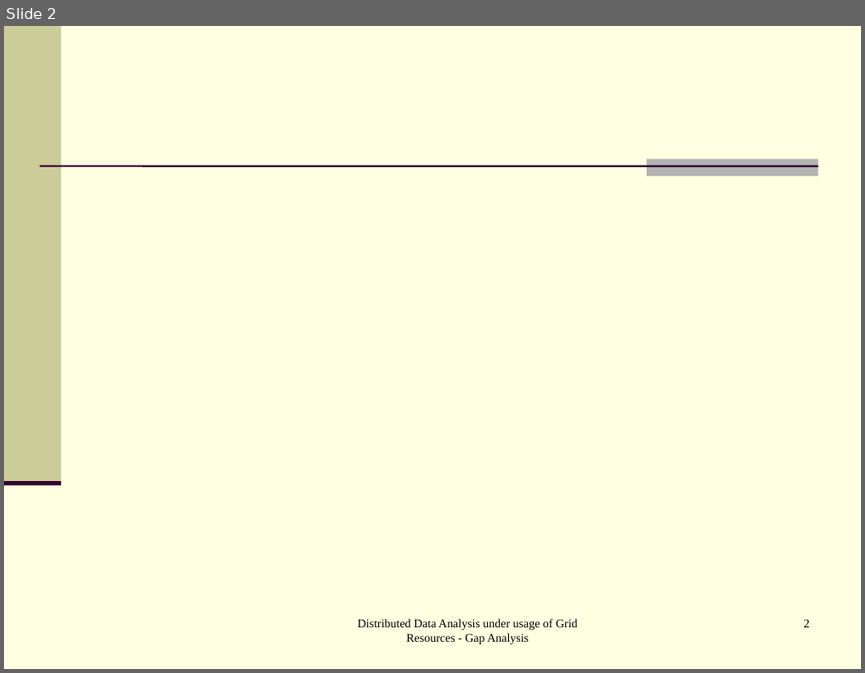
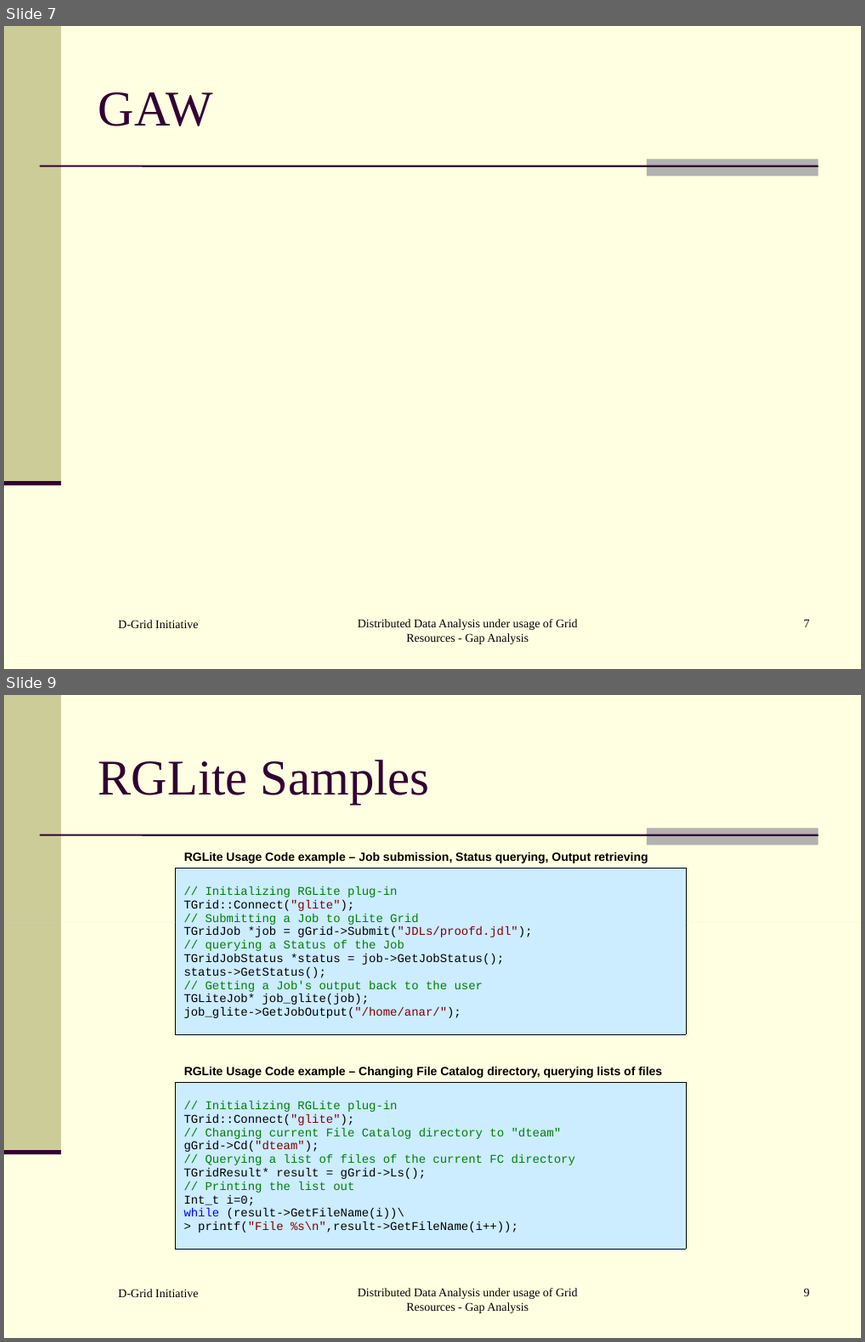
Before and after one commit to AnarManafov/PoDDocumentation, a slide deck: HEPCG-Workshops/2006-Nov/HEPCG-Workshops-2006-Nov.ppt. Shown one above the other, each under a label of ours: slide 2 before the commit, slides 7 and 9 after it; the slides between them are not shown. The pictures are 865x673 and 865x1342 pixels, drawn with LibreOffice and Linux fonts; fonts in the diff are those of the drawing. Boxes give left, top, right and bottom in pixels: in the first picture for what was removed or moved away, otherwise in the second. Text is boxed around its words. In the diff, an @@ line names an element or a change of style, - is before the commit and + after.

```diff
--- a/HEPCG-Workshops/2006-Nov/HEPCG-Workshops-2006-Nov.ppt
+++ b/HEPCG-Workshops/2006-Nov/HEPCG-Workshops-2006-Nov.ppt
@@ slide 9 added at (4,695,861,1338), background #FFFFE1; not listed: 4 template elements that a slide beside it also shows @@
@@ title added at (98,760,430,804), 42 pt, text #330033 @@
+RGLite Samples
@@ table added at (176,868,686,1033), 1 rows, 1 columns @@
+// Initializing RGLite plug-in / TGrid::Connect("glite"); / // Submitting a Job to gLite Grid / TGridJob *job = gGrid->Submit("JDLs/proofd.jdl"); / // querying a Status of the Job / TGridJobStatus *status = job->GetJobStatus(); / status->GetStatus(); / // Getting a Job's output back to the user / TGLiteJob* job_glite(job); / job_glite->GetJobOutput("/home/anar/");
@@ text added at (184,852,648,863), 10 pt, text #000000, bold @@
+RGLite Usage Code example – Job submission, Status querying, Output retrieving
@@ rectangle added at (4,922,861,922), fill #CCECFF @@
@@ text added at (184,1066,662,1077), 10 pt, text #000000, bold @@
+RGLite Usage Code example – Changing File Catalog directory, querying lists of files
@@ table added at (176,1083,686,1247), 1 rows, 1 columns @@
+// Initializing RGLite plug-in / TGrid::Connect("glite"); / // Changing current File Catalog directory to "dteam" / gGrid->Cd("dteam"); / // Querying a list of files of the current FC directory / TGridResult* result = gGrid->Ls(); / // Printing the list out / Int_t i=0; / while (result->GetFileName(i))\ / > printf("File %s\n",result->GetFileName(i++));
@@ text added at (118,1288,198,1297), 10 pt, text #000000 @@
+D-Grid Initiative
@@ text added at (358,1287,578,1313), 10 pt, text #000000 @@
+Distributed Data Analysis under usage of Grid Resources - Gap Analysis
@@ page number added at (804,1287,810,1296), 10 pt, text #000000 @@
+9
@@ what was slide 2 is now slide 7 @@
@@ slide 7 changed as well @@
@@ title added at (98,92,214,126), 42 pt, text #330033 @@
+GAW
@@ text added at (118,619,198,628), 10 pt, text #000000 @@
+D-Grid Initiative
@@ page number at (804,618,810,627): text changed @@
-2
+7
```
Also in this commit, not shown: 1 other slide changed, 9 other slides added.
